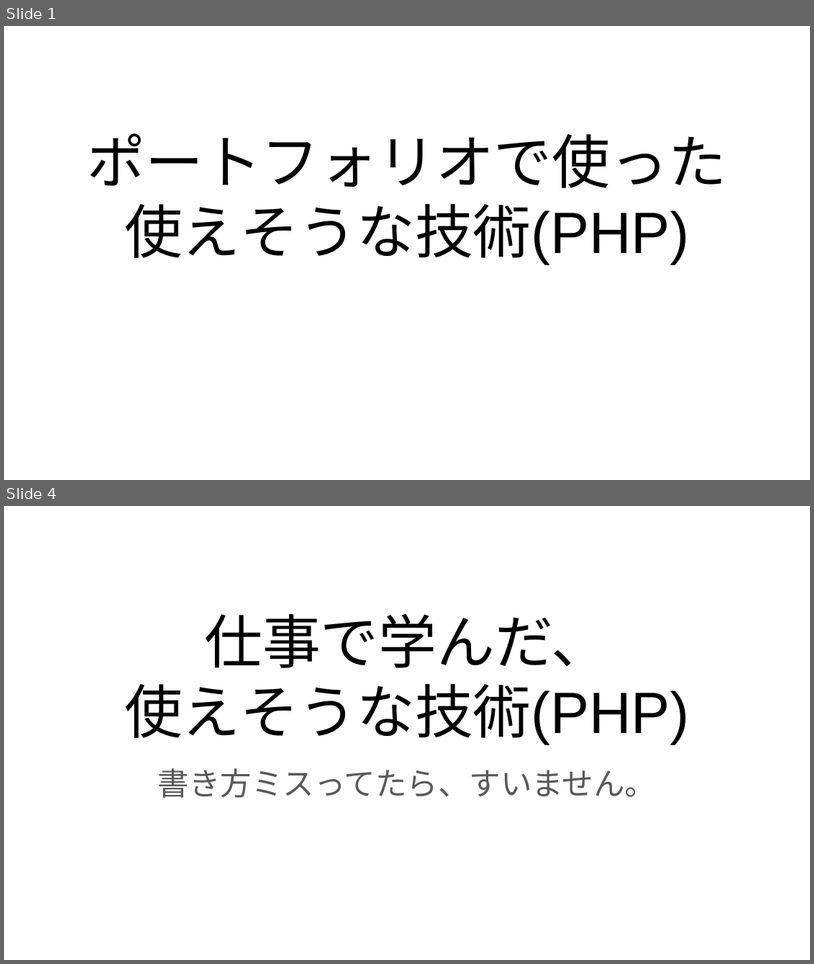
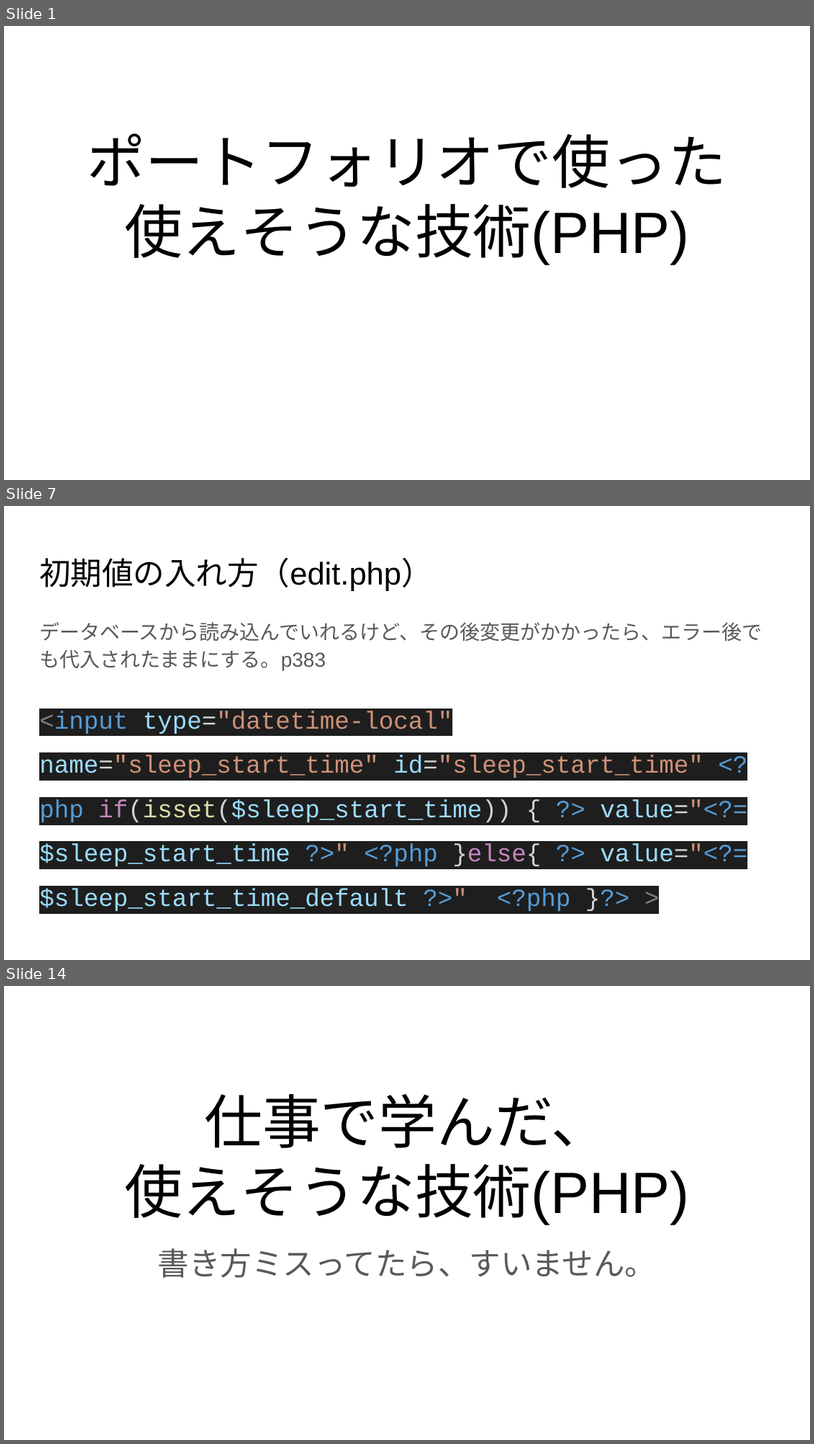
Before and after one commit to masabolic/self_monitoring, a slide deck: 使えそうな技術.pptx. Shown one above the other, each under a label of ours: slides 1 and 4 before the commit, slides 1, 7 and 14 after it; the slides between them are not shown. The pictures are 814x964 and 814x1444 pixels, drawn with LibreOffice and Linux fonts; fonts in the diff are those of the drawing. Boxes give left, top, right and bottom in pixels: in the first picture for what was removed or moved away, otherwise in the second. Text is boxed around its words. In the diff, an @@ line names an element or a change of style, - is before the commit and + after.

```diff
--- a/使えそうな技術.pptx
+++ b/使えそうな技術.pptx
@@ slide 7 added at [4,506,810,960], background #FFFFFF @@
@@ title added at [39,558,432,591], 28 pt, text #000000 @@
+初期値の入れ方（edit.php）
@@ text added at [39,622,762,911], 22 pt, text #9CDCFE @@
+データベースから読み込んでいれるけど、その後変更がかかったら、エラー後でも代入されたままにする。p383
+<input type="datetime-local" name="sleep_start_time" id="sleep_start_time" <?php if(isset($sleep_start_time)) { ?> value="<?= $sleep_start_time ?>" <?php }else{ ?> value="<?= $sleep_start_time_default ?>" <?php }?> >
@@ what was slide 4 is now slide 14 @@
```
Also in this commit, not shown: 2 slides changed, 9 other slides added, 1 other file.
